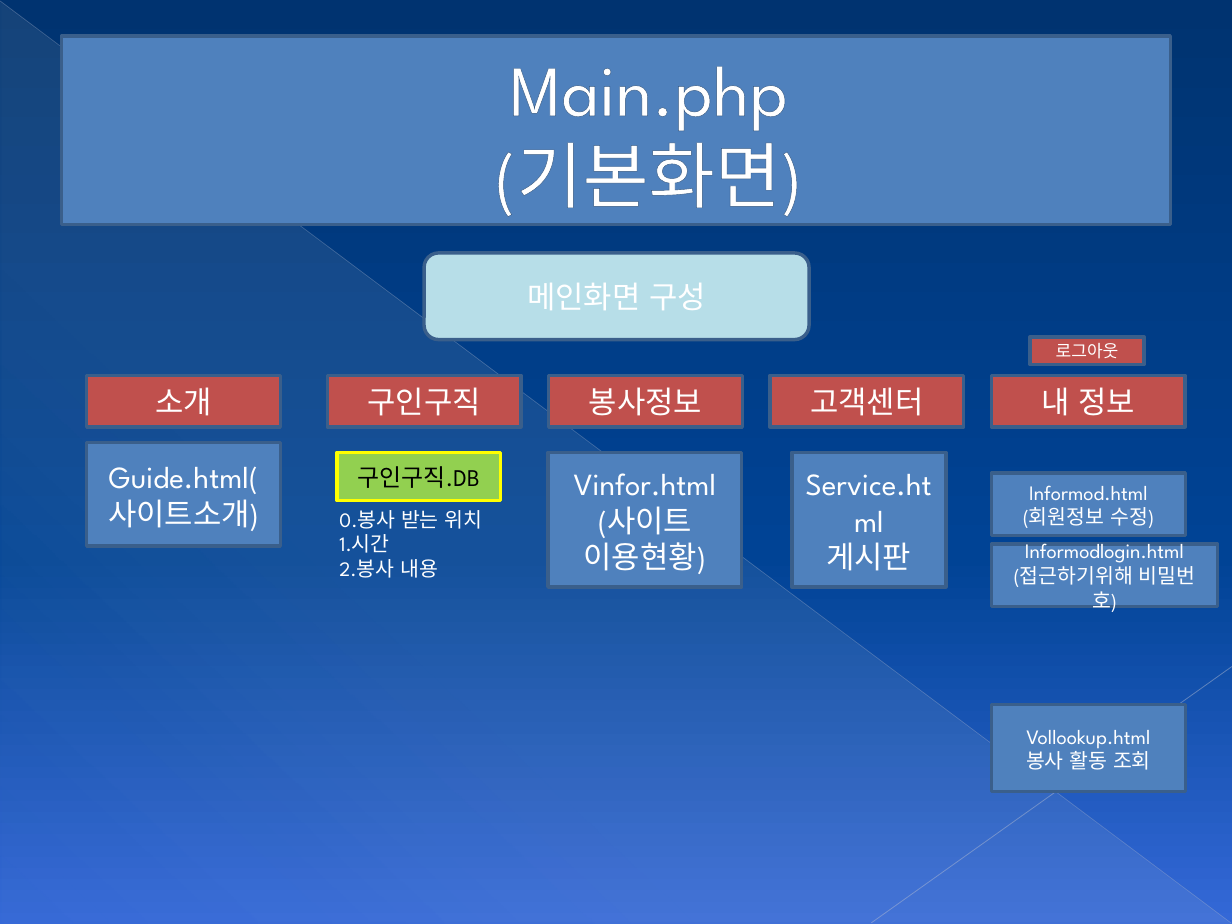
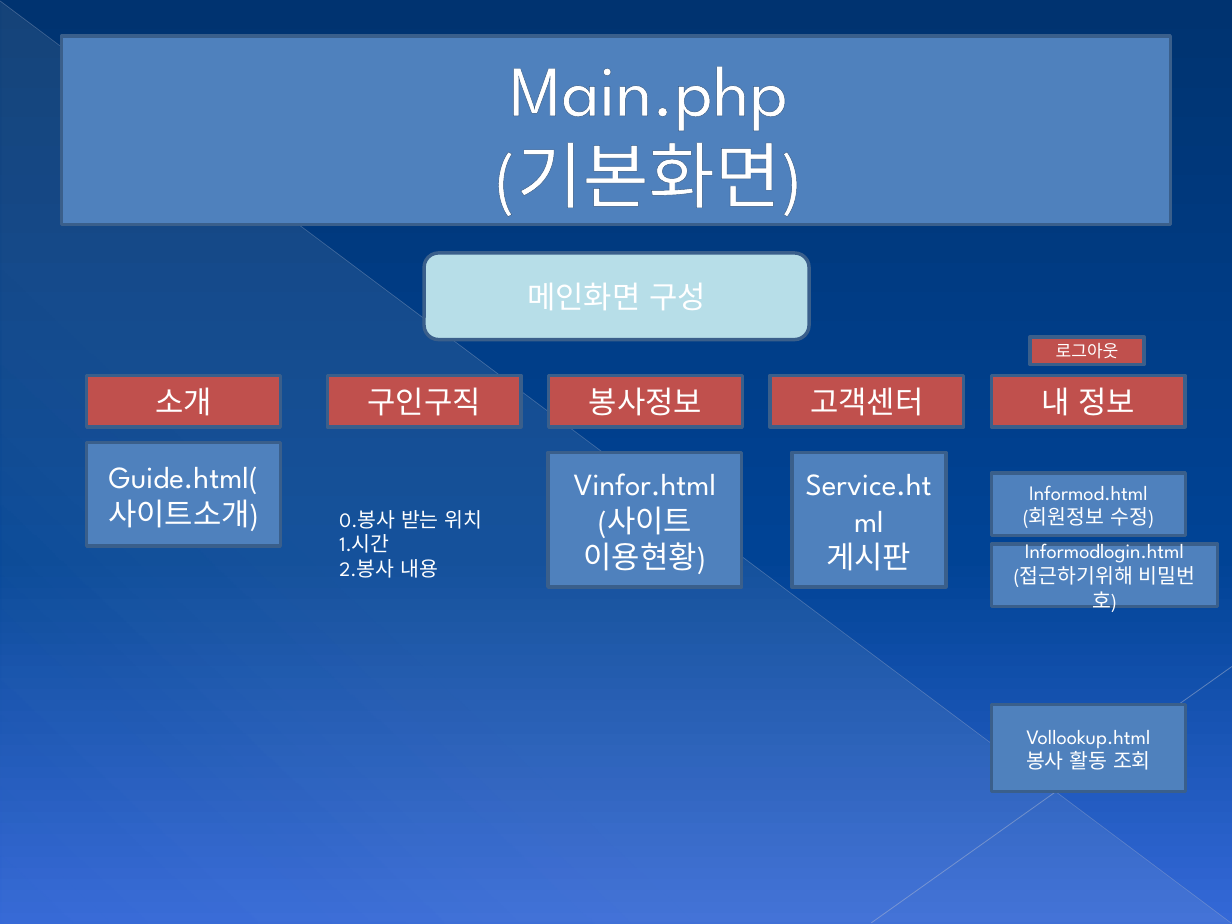
Before and after one commit to HighWoo/HelpingProject-php-mysql, a slide deck: slide 2 of 헬핑프로그램구조.pptx. Drawn at 1232x924 pixels with LibreOffice and Linux fonts; fonts in the diff are those of the drawing. Boxes give left, top, right and bottom in pixels: in the first picture for what was removed or moved away, otherwise in the second. Text is boxed around its words. In the diff, an @@ line names an element or a change of style, - is before the commit and + after.

```diff
--- a/헬핑프로그램구조.pptx
+++ b/헬핑프로그램구조.pptx
@@ rectangle removed at (336,452,500,500) @@
-구인구직.DB
```
